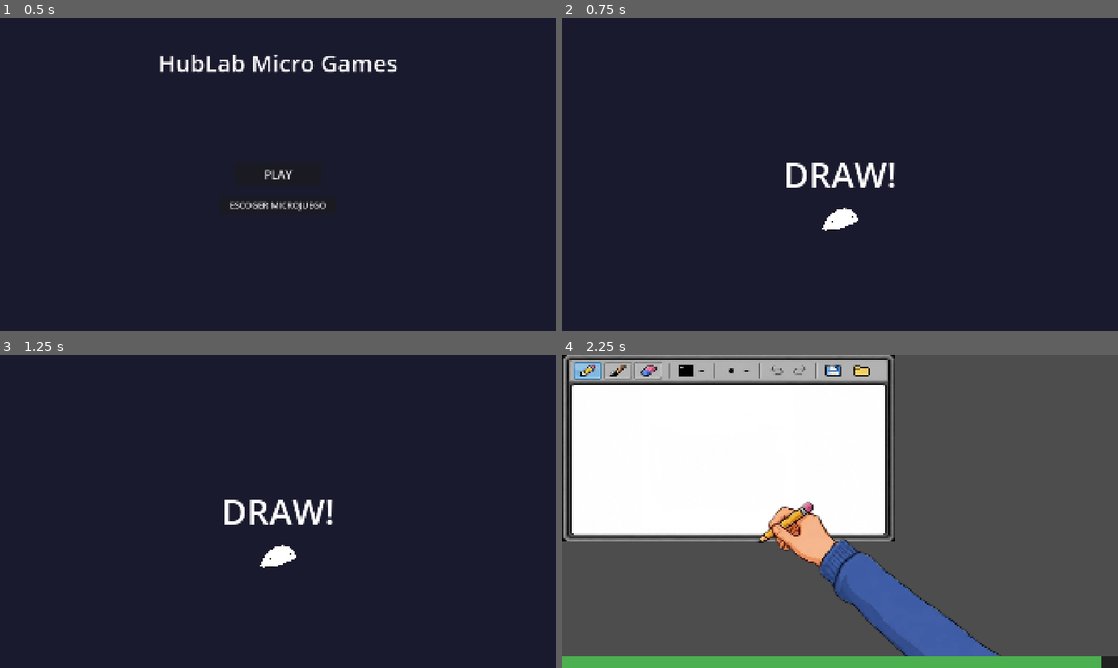
Above: before the commit, frames 1-4 (two rows, left to right).
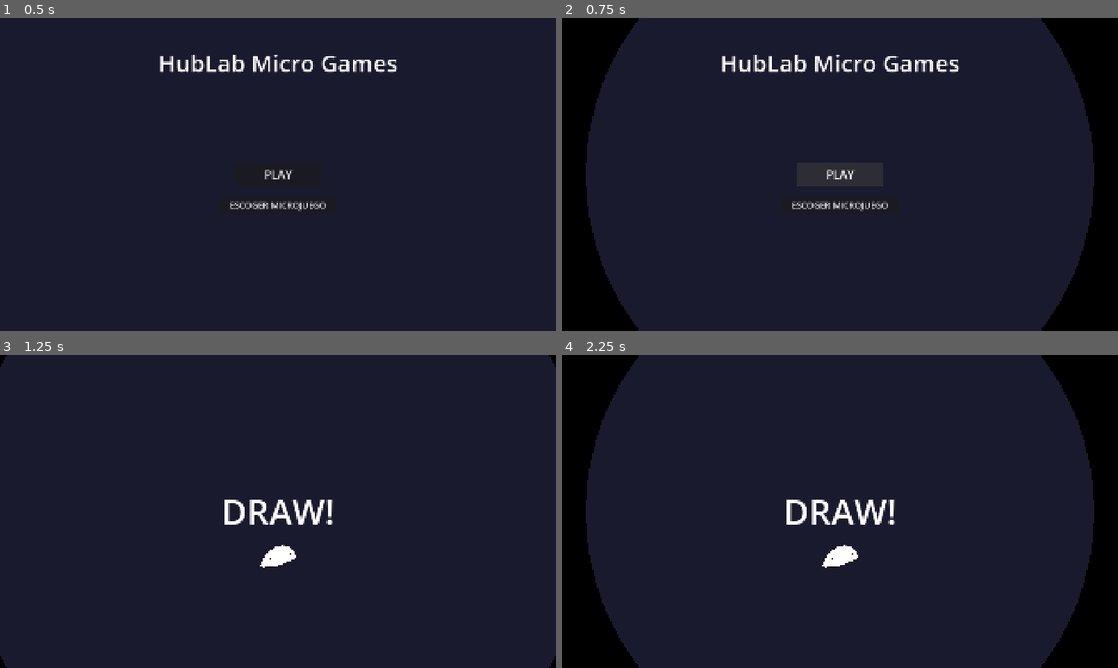
Above: after the commit, the same moments.

Repository: Vigoreum/prototype
Game: Godot game, scene res://menus/main_menu.tscn
The game is run twice, just before and just after one commit, with the same random seed, the same clock (stepped at 60 frames per second) and the same inputs.
Inputs (mouse positions are in pixels of both pictures, inside the frame that each line leads up to):
- Up to frame 1 (0.5 s): no input
- Up to frame 2 (0.75 s): click "PLAY" at 0.5 s
- Up to frame 3 (1.25 s): no input
- Up to frame 4 (2.25 s): move the mouse to (962, 495) at 1.27 s; hold Space (space_bar) 1.28-2 s; click (962, 495) at 1.42 s; tap Enter at 2 s; drag from (728, 527) to (812, 574) at 2.02 s

Frame 1 is identical in both runs. In frame 2, 17% of the frame differs, in the area x 0-100%, y 0-100%; in frame 3, 0.1%; in frame 4, 99%.

Commit message:
add iris transition between scene changes
- New IrisTransition autoload with custom shader (circle iris in/out)
- Black circle expands/shrinks from screen center on every scene change
- Configurable duration via @export (default 0.4s, easy to test variations)
- Integrated into GameManager: applied at menu → intro → microgame → menu
- Adjusted MicrogameIntro duration to compensate for transition time
- Shader handles aspect ratio correction so circle stays perfectly round

Diff:
--- a/core/game_manager.gd
+++ b/core/game_manager.gd
@@ -63,8 +63,8 @@
 	play_queue.clear()
 	pending_intro_data = null
 	pending_microgame_data = null
-	current_microgame_data = null  # limpiar también esto
-	get_tree().change_scene_to_file(MAIN_MENU_SCENE)
+	current_microgame_data = null
+	IrisTransition.transition_to_scene(MAIN_MENU_SCENE)
 
 func start_pending_microgame() -> void:
 	if pending_microgame_data == null:
@@ -72,12 +72,10 @@
 		return_to_main_menu()
 		return
 
-	# Guardar el dato del microjuego en curso (para que el microjuego lo lea)
 	current_microgame_data = pending_microgame_data
-
 	var scene: PackedScene = pending_microgame_data.scene
 	pending_microgame_data = null
-	get_tree().change_scene_to_packed(scene)
+	IrisTransition.transition_to_packed_scene(scene)
 
 func get_microgame_duration() -> float:
 	if current_microgame_data != null:
@@ -96,11 +94,9 @@
 
 
 func _start_microgame_with_intro(data: MicrogameData) -> void:
-	# Llenar los "buzones" antes de cambiar de escena
 	pending_intro_data = data
 	pending_microgame_data = data
-	# Cargar la escena de intro
-	get_tree().change_scene_to_file(MICROGAME_INTRO_SCENE)
+	IrisTransition.transition_to_scene(MICROGAME_INTRO_SCENE)
 
 
 func _load_all_microgame_data() -> Array[MicrogameData]:
--- /dev/null
+++ b/core/iris_transition.gd
@@ -0,0 +1,71 @@
+extends CanvasLayer
+
+# DURACIÓN POR DEFECTO (modificable desde el Inspector)
+@export var default_duration: float = 0.4
+
+@onready var overlay: ColorRect = $Overlay
+
+# Señal que se emite cuando una transición termina
+signal transition_finished
+
+
+func _ready() -> void:
+	# Empezar oculto (pantalla descubierta)
+	_set_progress(1.0)
+
+
+# Cubre la pantalla con el círculo (efecto "iris-out", el círculo se cierra)
+func iris_out(duration: float = -1.0) -> void:
+	if duration < 0:
+		duration = default_duration
+
+	var tween: Tween = create_tween()
+	tween.tween_method(_set_progress, 1.0, 0.0, duration)
+	await tween.finished
+	transition_finished.emit()
+
+
+# Descubre la pantalla (efecto "iris-in", el círculo se abre)
+func iris_in(duration: float = -1.0) -> void:
+	if duration < 0:
+		duration = default_duration
+
+	var tween: Tween = create_tween()
+	tween.tween_method(_set_progress, 0.0, 1.0, duration)
+	await tween.finished
+	transition_finished.emit()
+
+
+# Cambia de escena con transición iris completa (out → cambio → in)
+func transition_to_scene(scene_path: String, duration: float = -1.0) -> void:
+	if duration < 0:
+		duration = default_duration
+
+	# Fase 1: cubrir pantalla
+	await iris_out(duration)
+
+	# Fase 2: cambiar de escena (mientras está cubierto)
+	get_tree().change_scene_to_file(scene_path)
+
+	# Pequeña espera para que la nueva escena se cargue
+	await get_tree().process_frame
+
+	# Fase 3: descubrir pantalla
+	await iris_in(duration)
+
+
+# Versión que recibe PackedScene en vez de path
+func transition_to_packed_scene(scene: PackedScene, duration: float = -1.0) -> void:
+	if duration < 0:
+		duration = default_duration
+
+	await iris_out(duration)
+	get_tree().change_scene_to_packed(scene)
+	await get_tree().process_frame
+	await iris_in(duration)
+
+
+# Función interna que actualiza el shader
+func _set_progress(value: float) -> void:
+	if overlay.material is ShaderMaterial:
+		overlay.material.set_shader_parameter("progress", value)
--- /dev/null
+++ b/core/iris_transition.tscn
@@ -0,0 +1,24 @@
+[gd_scene format=3 uid="uid://dy8efsklmn8ti"]
+
+[ext_resource type="Script" uid="uid://ce82gbfpkk87f" path="res://core/iris_transition.gd" id="1_ljmnx"]
+[ext_resource type="Shader" uid="uid://cwubmsxuoq6qs" path="res://core/shaders/iris_transition.gdshader" id="2_6fy1o"]
+
+[sub_resource type="ShaderMaterial" id="ShaderMaterial_llnes"]
+shader = ExtResource("2_6fy1o")
+shader_parameter/progress = 0.0
+shader_parameter/center = Vector2(0.5, 0.5)
+shader_parameter/color = Color(0, 0, 0, 1)
+shader_parameter/aspect = Vector2(16, 9)
+
+[node name="IrisTransition" type="CanvasLayer" unique_id=733743512]
+layer = 100
+script = ExtResource("1_ljmnx")
+
+[node name="Overlay" type="ColorRect" parent="." unique_id=541246682]
+material = SubResource("ShaderMaterial_llnes")
+anchors_preset = 15
+anchor_right = 1.0
+anchor_bottom = 1.0
+grow_horizontal = 2
+grow_vertical = 2
+mouse_filter = 2
--- /dev/null
+++ b/core/shaders/iris_transition.gdshader
@@ -0,0 +1,34 @@
+shader_type canvas_item;
+
+// Progreso de 0.0 a 1.0
+// 0.0 = pantalla totalmente cubierta (círculo grande de negro)
+// 1.0 = pantalla totalmente visible (círculo desapareció)
+uniform float progress: hint_range(0.0, 1.0) = 0.0;
+
+// Centro del círculo en UV (0.5, 0.5 = centro de pantalla)
+uniform vec2 center = vec2(0.5, 0.5);
+
+// Color del círculo (negro por defecto)
+uniform vec4 color: source_color = vec4(0.0, 0.0, 0.0, 1.0);
+
+// Aspect ratio para que el círculo no sea óvalo
+uniform vec2 aspect = vec2(16.0, 9.0);
+
+void fragment() {
+	// Calcular distancia desde el centro, corrigiendo aspect ratio
+	vec2 uv = UV - center;
+	uv.x *= aspect.x / aspect.y;
+	float dist = length(uv);
+
+	// El radio del "círculo visible" depende del progress
+	// Cuando progress = 0, radio = 0 (todo cubierto)
+	// Cuando progress = 1, radio = grande (nada cubierto)
+	float max_radius = 1.5;  // suficiente para cubrir toda la pantalla
+	float radius = progress * max_radius;
+
+	// Si la distancia es menor al radio, mostrar transparente (pasar)
+	// Si es mayor, mostrar el color del círculo
+	float alpha = step(radius, dist);
+
+	COLOR = vec4(color.rgb, color.a * alpha);
+}
--- a/menus/microgame_intro.gd
+++ b/menus/microgame_intro.gd
@@ -4,7 +4,7 @@
 @onready var controls_container: HBoxContainer = $ControlsContainer
 
 # Duración total que se muestra la pantalla de intro
-const INTRO_DURATION: float = 1.5
+const INTRO_DURATION: float = 1.1  # 1.5 - 0.4 (duración de la transición de salida)
 
 # Tamaño con el que se muestran los iconos
 const ICON_SIZE: Vector2 = Vector2(128, 128)
--- a/project.godot
+++ b/project.godot
@@ -17,6 +17,7 @@
 [autoload]
 
 GameManager="*uid://drvsyqai0mf46"
+IrisTransition="*uid://dy8efsklmn8ti"
 
 [display]
 
Not shown, added: core/iris_transition.gd.uid
Not shown, added: core/shaders/iris_transition.gdshader.uid
